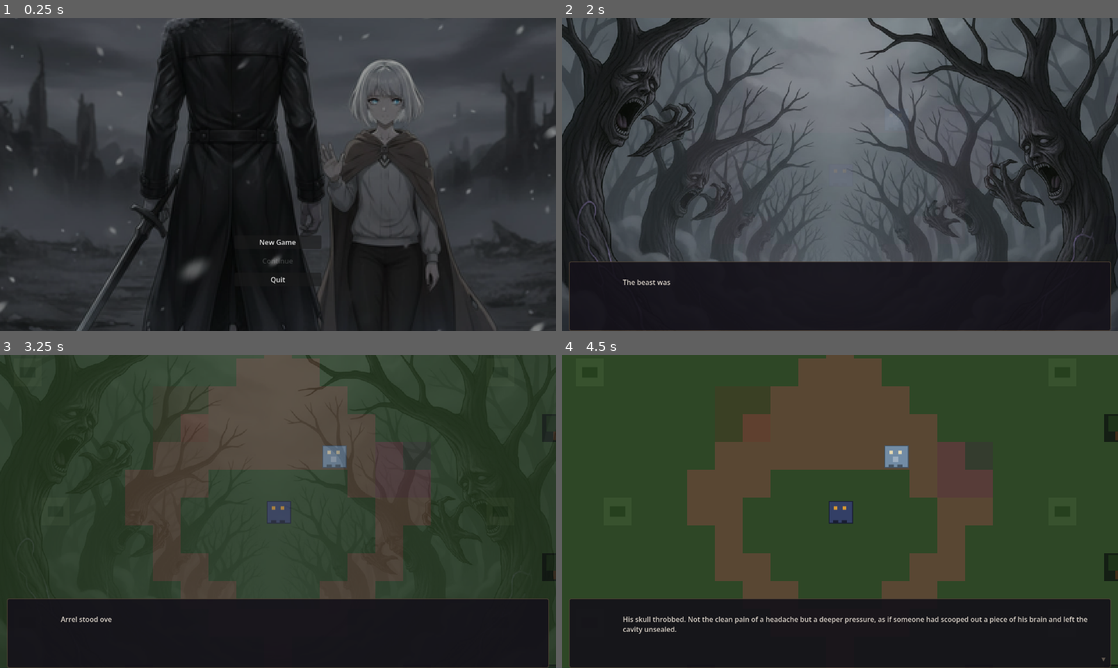
Above: before the commit, frames 1-4 (two rows, left to right).
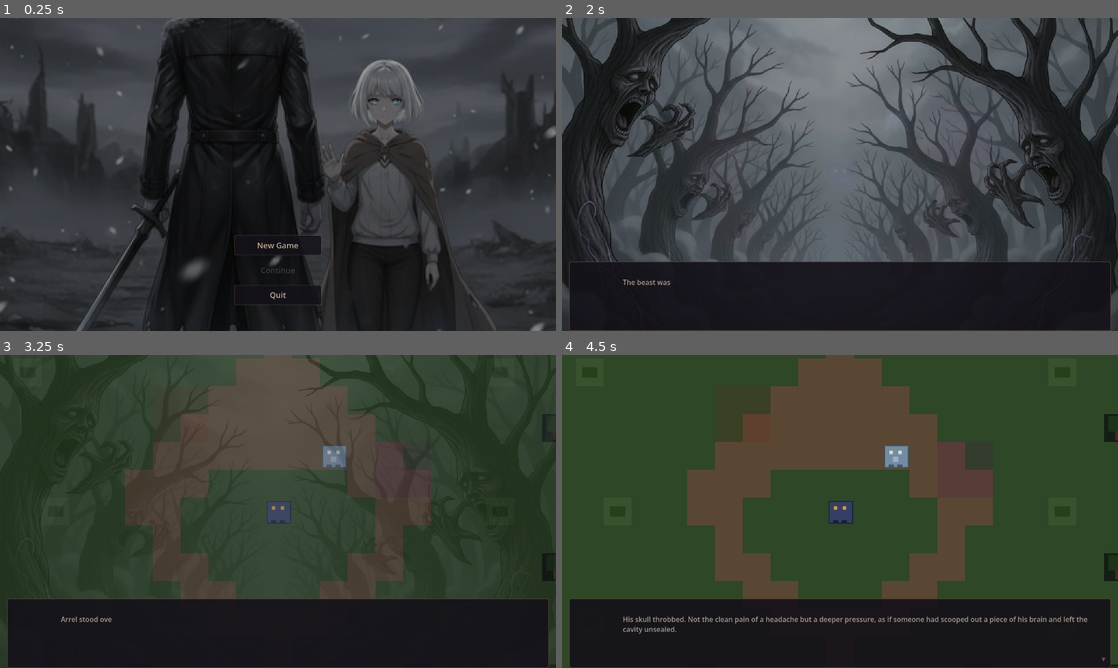
Above: after the commit, the same moments.

Repository: SonBongKyun/memoria-game
Game: Godot game, scene res://scenes/main/main.tscn
Same seed, same stepped clock (60 frames per second), same inputs: the game is played once before the commit and once after it.
Inputs:
- Up to frame 1 (0.25 s): no input
- Up to frame 2 (2 s): click "New Game" at 0.5 s; tap Enter at 1.25 s; hold D (move_right) from 1.28 s (still down); hold Space (interact) from 1.28 s (still down)
- Up to frame 3 (3.25 s): release D (move_right) at 2.03 s; release Space (interact) at 2.03 s; hold S (move_down) 2.03-2.78 s; tap Space (interact) at 2.1, 2.75 s; hold D (move_right) from 2.78 s (still down); hold Space (interact) from 2.78 s (still down)
- Up to frame 4 (4.5 s): release D (move_right) at 3.53 s; release Space (interact) at 3.53 s; hold W (move_up) 3.53-4.28 s; tap Space (interact) at 3.6 s; tap Enter at 4.25 s; hold A (move_left) from 4.28 s (still down); hold Space (interact) from 4.28 s (still down)

The runs differ from the first frame. In frame 1, 0.4% of the frame differs, in the area x 42-58%, y 69-92%; in frame 2, less than 0.1%; in frame 3, less than 0.1%; in frame 4, 0.5%, in the area x 11-95%, y 83-90%.

Commit message:
S10: Visual quality improvements — battle images, UI styling
Add battle background images and enemy portraits (void beast CG replaces
ColorRect placeholder). Style title screen buttons with dark fantasy
theme (gold borders, hover effects). Differentiate narration text color
from character dialogue and system log. Add Ch2 Verdan arrival CG.
Copy 3 new CG images: void_beast, ch2_verdan, village_seam.

Co-Authored-By: Claude Opus 4.6 (1M context) <noreply@anthropic.com>

Diff:
--- a/data/chapter2_dialogue.json
+++ b/data/chapter2_dialogue.json
@@ -3,7 +3,7 @@
   "title": "The Price",
   "dialogues": {
     "verdan_arrival": [
-      {"speaker": "", "text": "Verdan. The largest settlement in the Gray Belt."},
+      {"speaker": "", "text": "Verdan. The largest settlement in the Gray Belt.", "cg": "res://assets/cg/ch2_verdan.jpg"},
       {"speaker": "", "text": "The stench hit first — burnt spice and animal fat, vendor fires sending up columns of greasy smoke that never quite cleared."},
       {"speaker": "", "text": "Arrel pulled his scarf higher. Elia did the same, though hers covered something more than anonymity."},
       {"speaker": "Elia", "text": "The Sump. Underground. Follow me.", "portrait": "elia_neutral"},
--- a/scenes/battle/battle_scene.gd
+++ b/scenes/battle/battle_scene.gd
@@ -24,11 +24,20 @@
 
 ## UI 전체 구축
 func _build_ui() -> void:
-	# 배경
+	# 배경 (이미지 또는 단색)
 	bg = ColorRect.new()
 	bg.set_anchors_preset(Control.PRESET_FULL_RECT)
 	bg.color = Color(0.06, 0.06, 0.08)
 	add_child(bg)
+
+	if BattleManager.battle_bg_image != "" and ResourceLoader.exists(BattleManager.battle_bg_image):
+		var bg_tex = TextureRect.new()
+		bg_tex.set_anchors_preset(Control.PRESET_FULL_RECT)
+		bg_tex.expand_mode = TextureRect.EXPAND_IGNORE_SIZE
+		bg_tex.stretch_mode = TextureRect.STRETCH_KEEP_ASPECT_COVERED
+		bg_tex.texture = load(BattleManager.battle_bg_image)
+		bg_tex.modulate = Color(0.5, 0.45, 0.4, 0.7)  # 어둡게
+		add_child(bg_tex)
 
 	var canvas = CanvasLayer.new()
 	canvas.layer = 10
@@ -101,30 +110,45 @@
 	vbox.add_child(enemy_hp_label)
 
 func _build_enemy_sprite(root: Control) -> void:
-	enemy_sprite = ColorRect.new()
-	enemy_sprite.anchor_left = 0.35
-	enemy_sprite.anchor_right = 0.65
-	enemy_sprite.anchor_top = 0.12
-	enemy_sprite.anchor_bottom = 0.45
-	enemy_sprite.color = Color(0.3, 0.1, 0.15)
-	root.add_child(enemy_sprite)
-
-	# 적 눈 표시
-	var eye_l = ColorRect.new()
-	eye_l.anchor_left = 0.3
-	eye_l.anchor_top = 0.3
-	eye_l.offset_right = 12
-	eye_l.offset_bottom = 12
-	eye_l.color = Color(0.9, 0.2, 0.15)
-	enemy_sprite.add_child(eye_l)
-
-	var eye_r = ColorRect.new()
-	eye_r.anchor_left = 0.6
-	eye_r.anchor_top = 0.3
-	eye_r.offset_right = 12
-	eye_r.offset_bottom = 12
-	eye_r.color = Color(0.9, 0.2, 0.15)
-	enemy_sprite.add_child(eye_r)
+	# 이미지가 있으면 TextureRect, 없으면 ColorRect fallback
+	if BattleManager.enemy_image != "" and ResourceLoader.exists(BattleManager.enemy_image):
+		var tex_rect = TextureRect.new()
+		tex_rect.anchor_left = 0.25
+		tex_rect.anchor_right = 0.75
+		tex_rect.anchor_top = 0.08
+		tex_rect.anchor_bottom = 0.48
+		tex_rect.expand_mode = TextureRect.EXPAND_IGNORE_SIZE
+		tex_rect.stretch_mode = TextureRect.STRETCH_KEEP_ASPECT_CENTERED
+		tex_rect.texture = load(BattleManager.enemy_image)
+		root.add_child(tex_rect)
+		# enemy_sprite를 참조용으로 유지
+		enemy_sprite = ColorRect.new()
+		enemy_sprite.visible = false
+		root.add_child(enemy_sprite)
+	else:
+		enemy_sprite = ColorRect.new()
+		enemy_sprite.anchor_left = 0.35
+		enemy_sprite.anchor_right = 0.65
+		enemy_sprite.anchor_top = 0.12
+		enemy_sprite.anchor_bottom = 0.45
+		enemy_sprite.color = Color(0.3, 0.1, 0.15)
+		root.add_child(enemy_sprite)
+
+		var eye_l = ColorRect.new()
+		eye_l.anchor_left = 0.3
+		eye_l.anchor_top = 0.3
+		eye_l.offset_right = 12
+		eye_l.offset_bottom = 12
+		eye_l.color = Color(0.9, 0.2, 0.15)
+		enemy_sprite.add_child(eye_l)
+
+		var eye_r = ColorRect.new()
+		eye_r.anchor_left = 0.6
+		eye_r.anchor_top = 0.3
+		eye_r.offset_right = 12
+		eye_r.offset_bottom = 12
+		eye_r.color = Color(0.9, 0.2, 0.15)
+		enemy_sprite.add_child(eye_r)
 
 func _build_log_panel(root: Control) -> void:
 	var panel = PanelContainer.new()
--- a/scenes/main/main.gd
+++ b/scenes/main/main.gd
@@ -41,11 +41,47 @@
 	move_child(overlay, 1)
 
 func _setup_menu() -> void:
+	# 모든 버튼 스타일링
+	for btn in $VBoxContainer.get_children():
+		if btn is Button:
+			_style_button(btn)
+
 	# Continue 버튼 활성/비활성
 	if continue_btn:
 		continue_btn.disabled = not SaveManager.has_save(1)
 		if continue_btn.disabled:
 			continue_btn.modulate.a = 0.4
+
+func _style_button(btn: Button) -> void:
+	btn.custom_minimum_size = Vector2(200, 44)
+	btn.add_theme_font_size_override("font_size", 18)
+
+	# Normal
+	var normal = StyleBoxFlat.new()
+	normal.bg_color = Color(0.08, 0.07, 0.1, 0.85)
+	normal.border_color = Color(0.5, 0.38, 0.2, 0.6)
+	normal.set_border_width_all(1)
+	normal.set_corner_radius_all(3)
+	normal.set_content_margin_all(10)
+	btn.add_theme_stylebox_override("normal", normal)
+
+	# Hover
+	var hover = normal.duplicate()
+	hover.bg_color = Color(0.12, 0.1, 0.15, 0.95)
+	hover.border_color = Color(0.75, 0.55, 0.25, 0.9)
+	hover.border_width_bottom = 2
+	btn.add_theme_stylebox_override("hover", hover)
+	btn.add_theme_stylebox_override("focus", hover)
+
+	# Pressed
+	var pressed = normal.duplicate()
+	pressed.bg_color = Color(0.15, 0.12, 0.08, 0.95)
+	pressed.border_color = Color(0.85, 0.65, 0.3, 1.0)
+	btn.add_theme_stylebox_override("pressed", pressed)
+
+	btn.add_theme_color_override("font_color", Color(0.75, 0.68, 0.55))
+	btn.add_theme_color_override("font_hover_color", Color(0.95, 0.82, 0.5))
+	btn.add_theme_color_override("font_pressed_color", Color(1.0, 0.9, 0.6))
 
 func _on_new_game_pressed() -> void:
 	# 기억 초기화 (새 게임)
--- a/scenes/maps/rim_forest.gd
+++ b/scenes/maps/rim_forest.gd
@@ -199,16 +199,18 @@
 	_add_battle_area(
 		Vector2(8 * TILE_SIZE, 5 * TILE_SIZE),
 		Vector2(TILE_SIZE * 2, TILE_SIZE * 2),
-		"Ash Crawler", 40, 8, false
+		"Ash Crawler", 40, 8, false,
+		"res://assets/cg/ch1_forest.jpg", ""
 	)
 
 	_add_battle_area(
 		Vector2(16 * TILE_SIZE, 7 * TILE_SIZE),
 		Vector2(TILE_SIZE * 2, TILE_SIZE * 2),
-		"Void Beast", 80, 15, true
-	)
-
-func _add_battle_area(pos: Vector2, size: Vector2, enemy_name: String, hp: int, atk: int, is_void: bool) -> void:
+		"Void Beast", 80, 15, true,
+		"res://assets/cg/ch1_forest.jpg", "res://assets/cg/void_beast.jpg"
+	)
+
+func _add_battle_area(pos: Vector2, size: Vector2, enemy_name: String, hp: int, atk: int, is_void: bool, bg_img: String = "", e_img: String = "") -> void:
 	var area = Area2D.new()
 	area.position = pos + size / 2.0
 	area.collision_layer = 0
@@ -229,12 +231,12 @@
 
 	area.body_entered.connect(func(body):
 		if body.name == "Player" and GameManager.current_state == GameManager.GameState.EXPLORATION:
-			_trigger_battle(enemy_name, hp, atk, is_void)
+			_trigger_battle(enemy_name, hp, atk, is_void, bg_img, e_img)
 	)
 
 	add_child(area)
 
-func _trigger_battle(enemy_name: String, hp: int, atk: int, is_void: bool) -> void:
+func _trigger_battle(enemy_name: String, hp: int, atk: int, is_void: bool, bg_img: String = "", e_img: String = "") -> void:
 	var enemy = BattleManager.Enemy.new(enemy_name, hp, atk, is_void)
-	BattleManager.start_battle(enemy, "res://scenes/maps/rim_forest.tscn")
+	BattleManager.start_battle(enemy, "res://scenes/maps/rim_forest.tscn", bg_img, e_img)
 	SceneTransition.change_scene("res://scenes/battle/battle_scene.tscn")
--- a/scripts/systems/battle_manager.gd
+++ b/scripts/systems/battle_manager.gd
@@ -43,6 +43,8 @@
 var current_enemy: Enemy = null
 var return_scene: String = ""  # 전투 후 돌아갈 씬
 var player_defending: bool = false
+var battle_bg_image: String = ""    # 전투 배경 이미지 경로
+var enemy_image: String = ""        # 적 이미지 경로
 
 # --- 시그널 ---
 signal battle_started(enemy: Enemy)
@@ -56,9 +58,11 @@
 	print("[BattleManager] Ready")
 
 ## 전투 시작
-func start_battle(enemy: Enemy, from_scene: String = "") -> void:
+func start_battle(enemy: Enemy, from_scene: String = "", bg_image: String = "", e_image: String = "") -> void:
 	current_enemy = enemy
 	return_scene = from_scene
+	battle_bg_image = bg_image
+	enemy_image = e_image
 	player_defending = false
 	state = BattleState.PLAYER_TURN
 
--- a/scripts/ui/dialogue_box.gd
+++ b/scripts/ui/dialogue_box.gd
@@ -178,8 +178,13 @@
 		speaker_label.text = ""
 		portrait_texture.visible = false
 		portrait_fallback.visible = false
+		# 나레이션 스타일: 더 어둡고 이탤릭 느낌
+		text_label.add_theme_color_override("default_color", Color(0.65, 0.6, 0.55))
+		if speaker == "system_log":
+			text_label.add_theme_color_override("default_color", Color(0.3, 0.65, 0.55))
 	else:
 		speaker_label.text = speaker
+		text_label.add_theme_color_override("default_color", Color(0.85, 0.82, 0.78))
 		_update_portrait(speaker, portrait)
 
 	# 타자기 효과로 텍스트 표시
Binary file added: assets/cg/ch2_verdan.jpg
Binary file added: assets/cg/village_seam.jpg
Binary file added: assets/cg/void_beast.jpg
Not shown, changed: CLAUDE.md
Not shown, changed: SESSION_LOG.md
